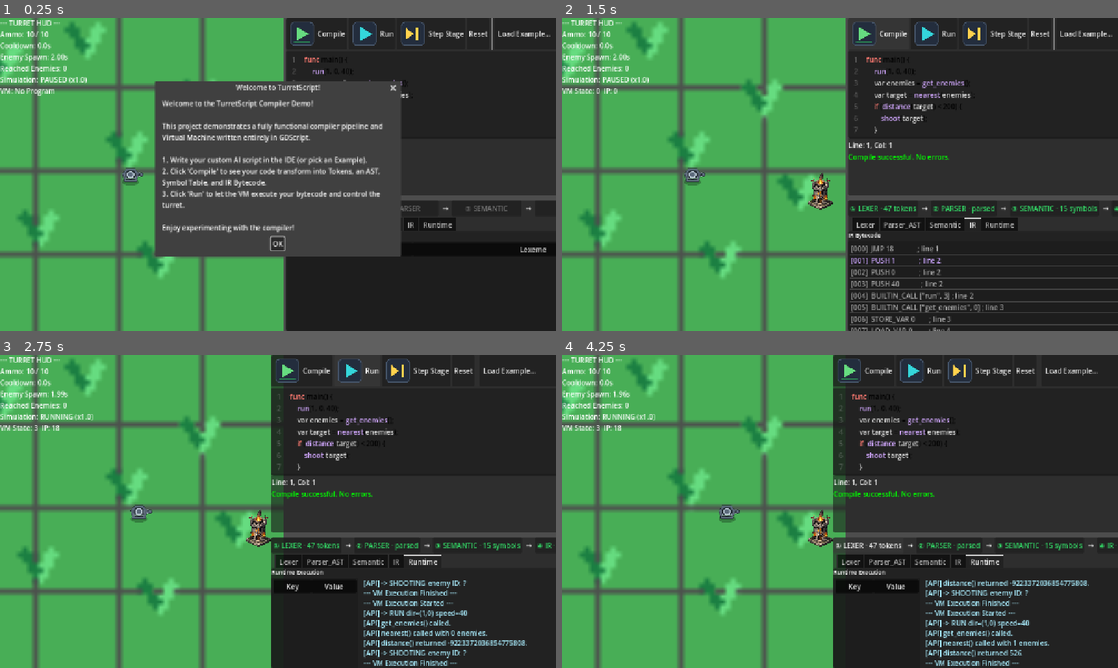
Above: before the commit, frames 1-4 (two rows, left to right).
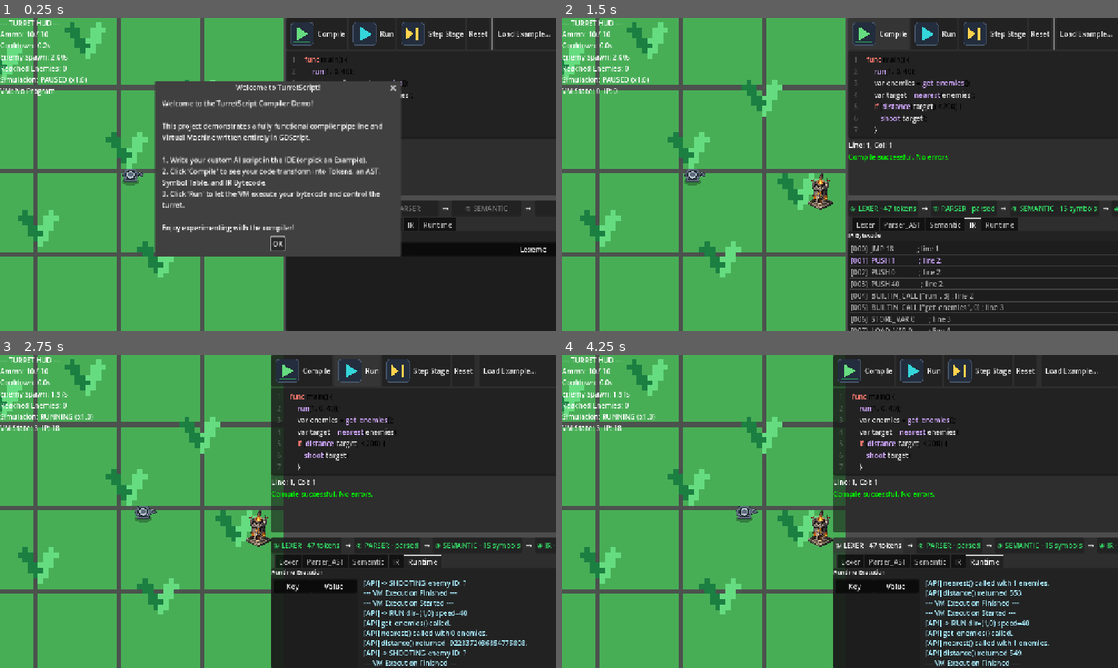
Above: after the commit, the same moments.

Repository: abdullahazharkhan/turret-script
Game: Godot game, scene res://scenes/main.tscn
Same seed, same stepped clock (60 frames per second), same inputs: the game is played once before the commit and once after it.
Inputs:
- Up to frame 1 (0.25 s): no input
- Up to frame 2 (1.5 s): click "OK" at 0.5 s; click "Compile" at 1.25 s
- Up to frame 3 (2.75 s): click "Run" at 2 s
- Up to frame 4 (4.25 s): click "Step Stage" at 2.75 s; click "① LEXER · 47 tokens" at 3.5 s

The runs differ from the first frame. In frame 1, 5.7% of the frame differs, in the area x 0-99%, y 0-100%; in frame 2, 7.3%; in frame 3, 7.9%; in frame 4, 8.2%, in the area x 0-100%, y 0-100%.

Commit message:
resolved issues and errors

Diff:
--- a/project.godot
+++ b/project.godot
@@ -28,4 +28,5 @@
 
 [rendering]
 
+textures/canvas_textures/default_texture_filter=0
 rendering_device/driver.windows="d3d12"
--- a/scenes/main.tscn
+++ b/scenes/main.tscn
@@ -14,6 +14,7 @@
 [node name="Grass" type="Sprite2D" parent="GameWorld" unique_id=1308927586]
 z_index = -10
 z_as_relative = false
+texture_filter = 1
 position = Vector2(244, 334)
 scale = Vector2(12, 12)
 texture = ExtResource("5_tbgi4")
--- a/scripts/compiler/ast.gd
+++ b/scripts/compiler/ast.gd
@@ -45,6 +45,7 @@
 
 class ForEnemyStmt extends ASTNode:
 	var identifier: String
+	var collection: ASTNode
 	var body: Block
 	func _init(s = null): type = "ForEnemyStmt"; span = s
 
--- a/scripts/compiler/ir/ir_builder.gd
+++ b/scripts/compiler/ir/ir_builder.gd
@@ -8,11 +8,13 @@
 var program: IRProgram
 var _local_vars: Array = [] # Stack of scopes (String -> int ID)
 var _var_counter: int = 0
+var _jump_stack: Array = [] # Stack for jump patching during build
 
 func build(ast_root: AST.Program) -> IRProgram:
 	program = IRProgram.new()
 	_local_vars.clear()
 	_var_counter = 0
+	_jump_stack.clear()
 
 	_begin_scope()
 	_visit(ast_root)
@@ -120,14 +122,14 @@
 			_patch_jump(jmp_end, program.instructions.size())
 
 		"ForEnemyStmt":
-			# for enemy e in get_enemies() compiles to:
-			# arr = get_enemies()
+			# for enemy e in collection compiles to:
+			# arr = collection
 			# i = 0
 			# while i < array_size(arr):
 			#     e = array_get(arr, i)
 			#     body()
 			#     i = i + 1
-			_emit(IRInstruction.OpCode.BUILTIN_CALL, ["get_enemies", 0], ln)
+			_visit(node.collection)
 
 			_begin_scope()
 			var array_var = _declare_var(".array_" + str(_var_counter))
@@ -177,21 +179,34 @@
 			_visit(node.expression)
 
 		"BinaryExpr":
-			_visit(node.left)
-			_visit(node.right)
-			match node.operator:
-				TT.TK_PLUS: _emit(IRInstruction.OpCode.ADD, null, ln)
-				TT.TK_MINUS: _emit(IRInstruction.OpCode.SUB, null, ln)
-				TT.TK_STAR: _emit(IRInstruction.OpCode.MUL, null, ln)
-				TT.TK_SLASH: _emit(IRInstruction.OpCode.DIV, null, ln)
-				TT.TK_EQ: _emit(IRInstruction.OpCode.EQ, null, ln)
-				TT.TK_NEQ: _emit(IRInstruction.OpCode.NEQ, null, ln)
-				TT.TK_LT: _emit(IRInstruction.OpCode.LT, null, ln)
-				TT.TK_LTE: _emit(IRInstruction.OpCode.LTE, null, ln)
-				TT.TK_GT: _emit(IRInstruction.OpCode.GT, null, ln)
-				TT.TK_GTE: _emit(IRInstruction.OpCode.GTE, null, ln)
-				TT.TK_AND: _emit(IRInstruction.OpCode.AND, null, ln)
-				TT.TK_OR: _emit(IRInstruction.OpCode.OR, null, ln)
+			if node.operator == TT.TK_AND:
+				_visit(node.left)
+				var jmp_end = _emit(IRInstruction.OpCode.JMP_IF_FALSE_NO_POP, -1, ln)
+				_jump_stack.push_back(jmp_end)
+				_emit(IRInstruction.OpCode.POP, null, ln) # Pop left if it was true
+				_visit(node.right)
+				_patch_jump(_jump_stack.pop_back(), program.instructions.size())
+			elif node.operator == TT.TK_OR:
+				_visit(node.left)
+				var jmp_end = _emit(IRInstruction.OpCode.JMP_IF_TRUE_NO_POP, -1, ln)
+				_jump_stack.push_back(jmp_end)
+				_emit(IRInstruction.OpCode.POP, null, ln) # Pop left if it was false
+				_visit(node.right)
+				_patch_jump(_jump_stack.pop_back(), program.instructions.size())
+			else:
+				_visit(node.left)
+				_visit(node.right)
+				match node.operator:
+					TT.TK_PLUS: _emit(IRInstruction.OpCode.ADD, null, ln)
+					TT.TK_MINUS: _emit(IRInstruction.OpCode.SUB, null, ln)
+					TT.TK_STAR: _emit(IRInstruction.OpCode.MUL, null, ln)
+					TT.TK_SLASH: _emit(IRInstruction.OpCode.DIV, null, ln)
+					TT.TK_EQ: _emit(IRInstruction.OpCode.EQ, null, ln)
+					TT.TK_NEQ: _emit(IRInstruction.OpCode.NEQ, null, ln)
+					TT.TK_LT: _emit(IRInstruction.OpCode.LT, null, ln)
+					TT.TK_LTE: _emit(IRInstruction.OpCode.LTE, null, ln)
+					TT.TK_GT: _emit(IRInstruction.OpCode.GT, null, ln)
+					TT.TK_GTE: _emit(IRInstruction.OpCode.GTE, null, ln)
 
 		"UnaryExpr":
 			_visit(node.right)
--- a/scripts/compiler/ir/ir_instruction.gd
+++ b/scripts/compiler/ir/ir_instruction.gd
@@ -4,10 +4,11 @@
 	PUSH,
 	STORE_VAR,
 	LOAD_VAR,
+	POP,
 	ADD, SUB, MUL, DIV,
 	EQ, NEQ, LT, LTE, GT, GTE,
 	AND, OR, NOT, NEG,
-	JMP, JMP_IF_FALSE,
+	JMP, JMP_IF_FALSE, JMP_IF_FALSE_NO_POP, JMP_IF_TRUE_NO_POP,
 	CALL, BUILTIN_CALL,
 	RET,
 	LOAD_MEMBER
--- a/scripts/compiler/parser.gd
+++ b/scripts/compiler/parser.gd
@@ -155,9 +155,8 @@
 	_consume(TT.TK_TYPE_ENEMY, "Expect 'enemy' after 'for'.")
 	var name = _consume(TT.TK_IDENTIFIER, "Expect loop variable name.")
 	_consume(TT.TK_IN, "Expect 'in' after loop variable.")
-	_consume(TT.TK_GET_ENEMIES, "Expect 'get_enemies' after 'in'.")
-	_consume(TT.TK_LPAREN, "Expect '(' after 'get_enemies'.")
-	_consume(TT.TK_RPAREN, "Expect ')' after '('.")
+
+	var collection = _expression()
 
 	var body = _statement()
 	if body is not AST.Block:
@@ -166,9 +165,11 @@
 		body = wrapper
 
 	var node = AST.ForEnemyStmt.new(token.span)
-	if name != null: node.identifier = name.lexeme
+	node.identifier = name.lexeme
+	node.collection = collection
 	node.body = body
 	return node
+
 
 func _return_statement() -> AST.ReturnStmt:
 	var token = _previous()
--- a/scripts/compiler/semantic_analyzer.gd
+++ b/scripts/compiler/semantic_analyzer.gd
@@ -133,6 +133,10 @@
 			_visit(node.body)
 			current_loop_depth -= 1
 		"ForEnemyStmt":
+			_visit(node.collection)
+			if node.collection.resolved_type != TypeInfo.ENEMY_ARRAY and node.collection.resolved_type != TypeInfo.ERROR:
+				_report_error("Can only iterate over 'enemy_array'.", node.collection.span)
+
 			_begin_scope()
 			_define(node.identifier, TypeInfo.ENEMY)
 			current_loop_depth += 1
@@ -177,7 +181,7 @@
 						_report_error("Operands must be 'int' for relational operator.", node.span)
 						node.resolved_type = TypeInfo.ERROR
 				TT.TK_EQ, TT.TK_NEQ:
-					if lt == rt:
+					if lt == rt or TypeInfo.is_assignable(lt, rt) or TypeInfo.is_assignable(rt, lt):
 						node.resolved_type = TypeInfo.BOOL
 					else:
 						_report_error("Type mismatch: cannot compare different types ('%s' and '%s')." % [lt, rt], node.span)
@@ -210,6 +214,7 @@
 				TT.TK_INT_LITERAL: node.resolved_type = TypeInfo.INT
 				TT.TK_BOOL_LITERAL: node.resolved_type = TypeInfo.BOOL
 				TT.TK_STRING_LITERAL: node.resolved_type = TypeInfo.STRING
+				TT.TK_NULL_LITERAL: node.resolved_type = TypeInfo.NULL
 		"IdentifierExpr":
 			var sym = _resolve(node.identifier)
 			if sym == null:
@@ -258,8 +263,12 @@
 					node.resolved_type = TypeInfo.INT
 				elif node.member == "type":
 					node.resolved_type = TypeInfo.STRING
-				else:
-					_report_error("Property '%s' does not exist on type 'enemy'. Available properties: id, health, type, alive." % node.member, node.span)
+				elif node.member == "id":
+					node.resolved_type = TypeInfo.INT
+				elif node.member == "alive":
+					node.resolved_type = TypeInfo.BOOL
+				else:
+					_report_error("Property '%s' does not exist on type 'enemy'. Available properties: id, health, type, alive, speed." % node.member, node.span)
 					node.resolved_type = TypeInfo.ERROR
 			else:
 				_report_error("Member access is only supported on 'enemy' objects.", node.span)
--- a/scripts/entities/enemy.gd
+++ b/scripts/entities/enemy.gd
@@ -1,7 +1,7 @@
 extends CharacterBody2D
 
 var id: int = 0
-var enemy_type: String = "scout"
+var type: String = "scout"
 var max_health: int = 70
 var health: int = 50
 var speed: float = 100.0
@@ -83,6 +83,10 @@
 	alive = false
 
 	if is_instance_valid(path_follow):
-		path_follow.call_deferred("queue_free")
+		var path_node = path_follow.get_parent()
+		if path_node is Path2D and path_node != get_node("../../../EnemyPath"):
+			path_node.call_deferred("queue_free")
+		else:
+			path_follow.call_deferred("queue_free")
 	else:
 		call_deferred("queue_free")
--- a/scripts/entities/explosion_effect.gd
+++ b/scripts/entities/explosion_effect.gd
@@ -27,11 +27,11 @@
 	if not _started:
 		return
 	_elapsed += delta
-	var frame := int(floor(_elapsed * float(fps)))
+	var frame_idx := int(floor(_elapsed * float(fps)))
 	if loop:
-		frame = frame % frame_count
+		frame_idx = frame_idx % frame_count
 	else:
-		if frame >= frame_count:
+		if frame_idx >= frame_count:
 			queue_free()
 			return
 
@@ -44,8 +44,8 @@
 	var w := tex.get_width() / float(frame_count)
 	var h := tex.get_height()
 	region_enabled = true
-	region_rect = Rect2(int(frame * w), 0, int(w), h)
+	region_rect = Rect2(int(frame_idx * w), 0, int(w), h)
 
 	# subtle scale-up for impact
 	# (safe even if you change this later)
-	scale = Vector2.ONE * (1.0 + 0.15 * (1.0 - float(frame) / float(frame_count)))
+	scale = Vector2.ONE * (1.0 + 0.15 * (1.0 - float(frame_idx) / float(frame_count)))
--- a/scripts/entities/turret.gd
+++ b/scripts/entities/turret.gd
@@ -3,12 +3,21 @@
 
 var ammo: int = 10
 var max_ammo: int = 10
-var cooldown: float = 0.2
+var cooldown: float = 0.4  # Decreased from 0.8
 var time_since_last_shot: float = 0.0
 var ammo_type: String = "basic"
 @export var run_direction: Vector2 = Vector2.ZERO
 @export var run_speed: float = 0.0
+@export var rotation_speed: float = 15.0
 var is_simulating: bool = false
+var current_target: Node2D = null
+
+# Burst fire properties
+var burst_count: int = 3
+var burst_interval: float = 0.1
+var shots_in_burst: int = 0
+var time_since_burst_shot: float = 0.0
+var is_bursting: bool = false
 
 @onready var barrel = $TurretBarrel
 var projectile_scene = preload("res://scenes/entities/projectile.tscn")
@@ -16,6 +25,24 @@
 func _process(delta):
 	time_since_last_shot += delta
 	_apply_run(delta)
+	_track_target(delta)
+	_process_burst(delta)
+
+func _process_burst(delta: float) -> void:
+	if not is_bursting:
+		return
+
+	time_since_burst_shot += delta
+	if time_since_burst_shot >= burst_interval:
+		if ammo > 0 and is_instance_valid(current_target) and current_target.alive:
+			_fire_projectile(current_target)
+			shots_in_burst += 1
+			time_since_burst_shot = 0.0
+
+			if shots_in_burst >= burst_count or ammo <= 0:
+				is_bursting = false
+		else:
+			is_bursting = false
 
 func _apply_run(delta: float) -> void:
 	if not is_simulating:
@@ -24,26 +51,45 @@
 		return
 	if run_direction == Vector2.ZERO:
 		return
-	position += run_direction.normalized() * run_speed * delta
+	# Increased base speed by 1.5x
+	position += run_direction.normalized() * run_speed * 1.5 * delta
+
+func _track_target(delta: float) -> void:
+	if is_instance_valid(current_target) and current_target.alive:
+		var target_dir = (current_target.global_position - global_position).normalized()
+		var target_angle = target_dir.angle()
+		barrel.rotation = rotate_toward(barrel.rotation, target_angle, rotation_speed * delta)
 
 func set_target(target: Node2D):
-	if is_instance_valid(target):
-		barrel.look_at(target.global_position)
+	current_target = target
 
 func shoot(target: Node2D):
 	if ammo <= 0:
 		api_reload()
+		return
 
-	if ammo > 0 and time_since_last_shot >= cooldown:
-		ammo -= 1
-		time_since_last_shot = 0.0
+	if not is_bursting and ammo > 0 and time_since_last_shot >= cooldown:
 		set_target(target)
 
-		var proj = projectile_scene.instantiate()
-		proj.global_position = global_position
-		proj.target = target
-		get_tree().current_scene.add_child(proj)
-		print("Turret shot at enemy! Ammo left: ", ammo)
+		# Only start burst if we are somewhat aimed at the target
+		var target_dir = (target.global_position - global_position).normalized()
+		var angle_to_target = abs(angle_difference(barrel.rotation, target_dir.angle()))
+
+		if angle_to_target < 0.2: # Roughly 11 degrees
+			is_bursting = true
+			shots_in_burst = 0
+			time_since_burst_shot = burst_interval # Fire first shot immediately
+			time_since_last_shot = 0.0
+
+func _fire_projectile(target: Node2D):
+	ammo -= 1
+	var proj = projectile_scene.instantiate()
+	proj.global_position = global_position
+	proj.target = target
+	# Make projectile faster
+	proj.speed *= 2.0
+	get_tree().current_scene.add_child(proj)
+	print("Turret shot at enemy in burst! Ammo left: ", ammo)
 
 func api_reload():
 	ammo = max_ammo
--- a/scripts/game_world.gd
+++ b/scripts/game_world.gd
@@ -23,8 +23,8 @@
 var time_since_spawn: float = 0.0
 var elapsed_time: float = 0.0
 const BASE_SPAWN_INTERVAL = 2.0
-const MIN_SPAWN_INTERVAL = 0.6
-const SPAWN_INTERVAL_DECAY = 0.02
+const MIN_SPAWN_INTERVAL = 0.4  # Decreased from 0.6
+const SPAWN_INTERVAL_DECAY = 0.04 # Increased from 0.02
 
 var debug_stepping_enabled: bool = false
 var is_simulating: bool = false
@@ -180,9 +180,30 @@
 		_spawn_enemy()
 
 func _spawn_enemy():
+	# Create a unique path for this enemy to randomize their route
+	var new_path = Path2D.new()
+	var base_curve = enemy_path.curve
+	var new_curve = Curve2D.new()
+
+	for i in range(base_curve.point_count):
+		var pos = base_curve.get_point_position(i)
+		# Don't jitter the start and end points too much to keep them within bounds
+		if i == 0:
+			pos += Vector2(0, randf_range(-50, 50))
+		elif i == base_curve.point_count - 1:
+			# End point should stay near the tower
+			pos += Vector2(randf_range(-10, 10), randf_range(-10, 10))
+		else:
+			# Jitter middle points significantly for different routes
+			pos += Vector2(randf_range(-150, 150), randf_range(-150, 150))
+		new_curve.add_point(pos)
+
+	new_path.curve = new_curve
+	enemy_path.add_child(new_path)
+
 	var path_follow = PathFollow2D.new()
 	path_follow.loop = false
-	enemy_path.add_child(path_follow)
+	new_path.add_child(path_follow)
 
 	var enemy = enemy_scene.instantiate()
 	enemy.id = enemy_id_counter
@@ -193,10 +214,17 @@
 func api_get_enemies() -> Array:
 	var enemies = []
 
-	for child in enemy_path.get_children():
-		if child is PathFollow2D and child.get_child_count() > 0:
-			var e = child.get_child(0)
-
+	# Search through all paths in the enemy_path container
+	for path_node in enemy_path.get_children():
+		# The path_node might be a Path2D (new structure) or PathFollow2D (old structure)
+		if path_node is Path2D:
+			for follow_node in path_node.get_children():
+				if follow_node is PathFollow2D and follow_node.get_child_count() > 0:
+					var e = follow_node.get_child(0)
+					if e.has_method("take_damage") and e.get("alive") == true:
+						enemies.append(e)
+		elif path_node is PathFollow2D and path_node.get_child_count() > 0:
+			var e = path_node.get_child(0)
 			if e.has_method("take_damage") and e.get("alive") == true:
 				enemies.append(e)
 
--- a/scripts/runtime/data/runtime_context.gd
+++ b/scripts/runtime/data/runtime_context.gd
@@ -1,4 +1,5 @@
 extends RefCounted
+class_name RuntimeContext
 
 enum State {
 	READY,
@@ -50,3 +51,8 @@
 	if stack.is_empty():
 		return null
 	return stack.pop_back()
+
+func peek():
+	if stack.is_empty():
+		return null
+	return stack.back()
--- a/scripts/runtime/turretscript_vm.gd
+++ b/scripts/runtime/turretscript_vm.gd
@@ -1,4 +1,5 @@
 extends RefCounted
+class_name TurretScriptVM
 
 const IRProgram = preload("res://scripts/compiler/ir/ir_program.gd")
 const IRInstruction = preload("res://scripts/compiler/ir/ir_instruction.gd")
@@ -81,6 +82,8 @@
 		IRInstruction.OpCode.LOAD_VAR:
 			var val = context.get_local(arg)
 			context.push(val)
+		IRInstruction.OpCode.POP:
+			context.pop()
 		IRInstruction.OpCode.ADD:
 			var b = context.pop(); var a = context.pop()
 			context.push(a + b)
@@ -131,6 +134,14 @@
 		IRInstruction.OpCode.JMP_IF_FALSE:
 			var cond = context.pop()
 			if not cond:
+				context.ip = arg
+		IRInstruction.OpCode.JMP_IF_FALSE_NO_POP:
+			var cond = context.peek()
+			if not cond:
+				context.ip = arg
+		IRInstruction.OpCode.JMP_IF_TRUE_NO_POP:
+			var cond = context.peek()
+			if cond:
 				context.ip = arg
 		IRInstruction.OpCode.CALL:
 			var func_name = arg[0]
